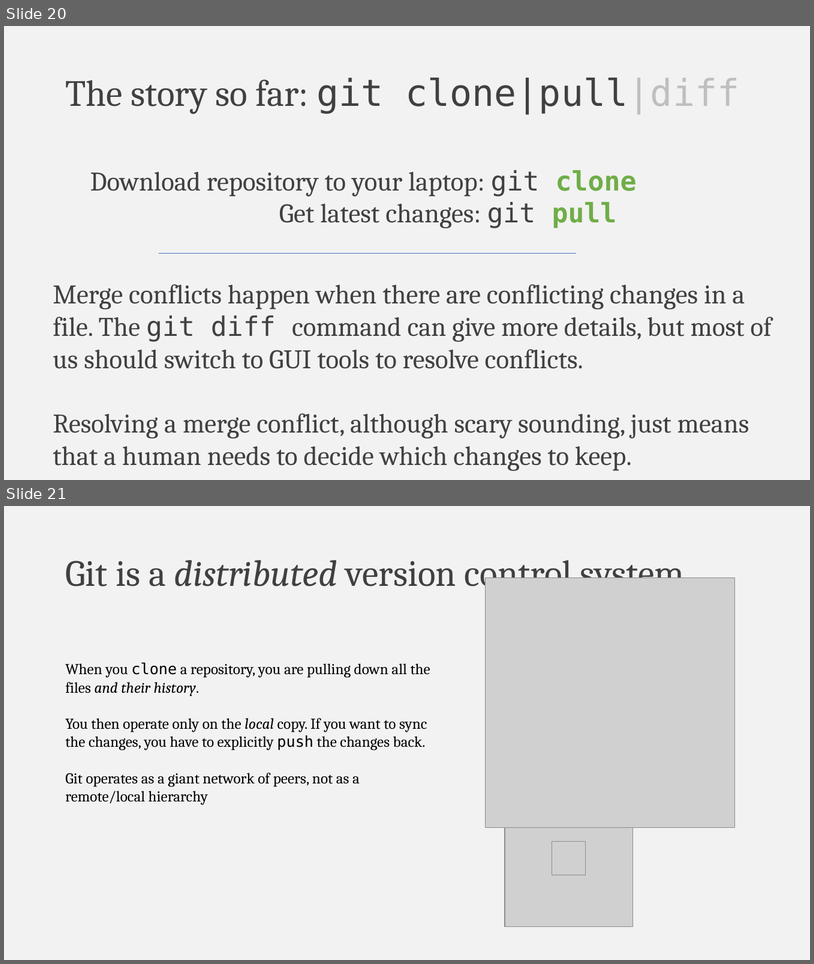
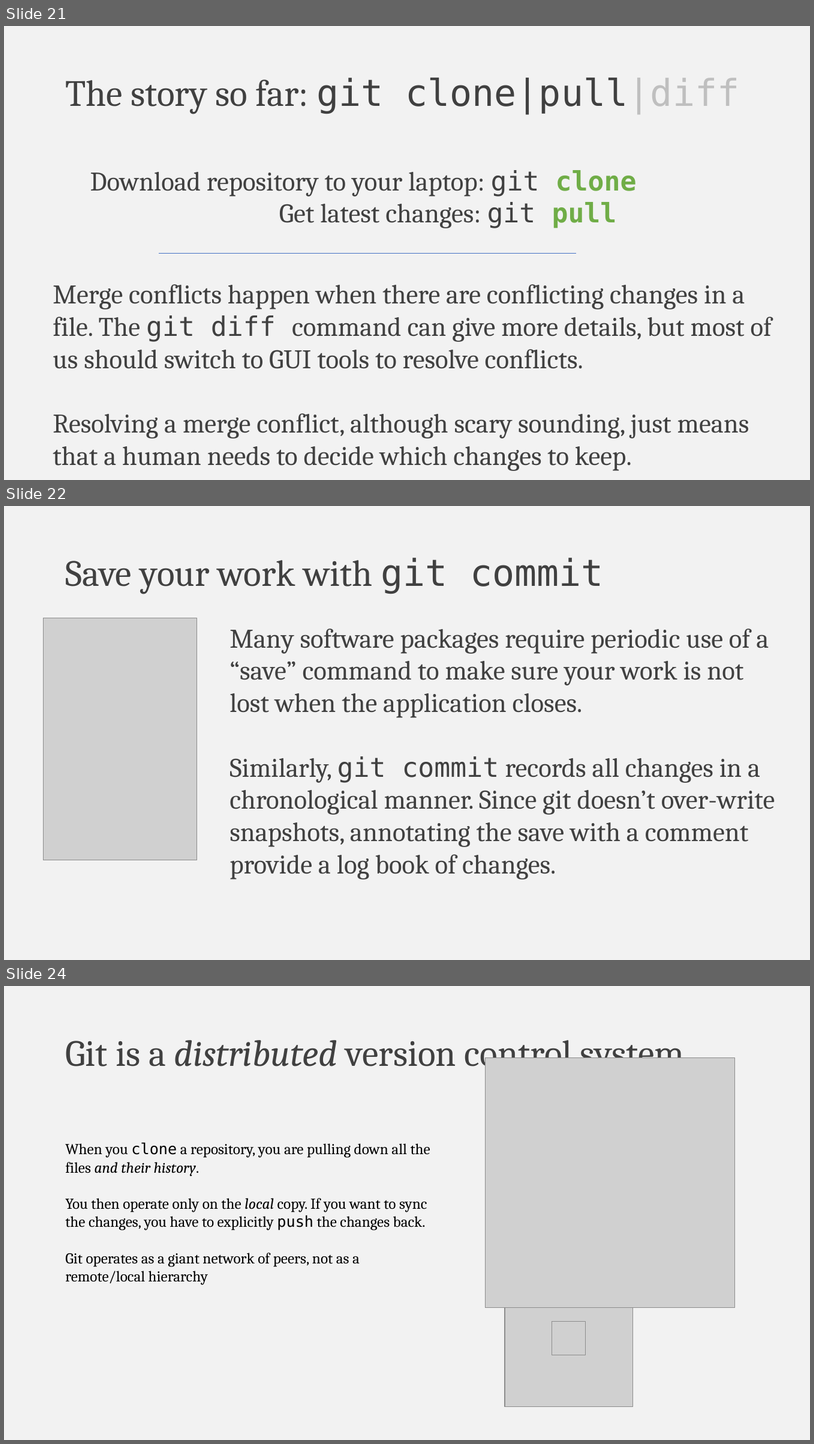
Before and after one commit to falconair/ProgrammingForAnalytics, a slide deck: lectures/050_git_version_control/Why do you need version control.pptx. Shown one above the other, each under a label of ours: slides 20 and 21 before the commit, slides 21, 22 and 24 after it; the slides between them are not shown. The pictures are 814x964 and 814x1444 pixels, drawn with LibreOffice and Linux fonts; fonts in the diff are those of the drawing; grey boxes stand for pictures. Boxes give left, top, right and bottom in pixels: in the first picture for what was removed or moved away, otherwise in the second. Text is boxed around its words. In the diff, an @@ line names an element or a change of style, - is before the commit and + after.

```diff
--- a/lectures/050_git_version_control/Why do you need version control.pptx
+++ b/lectures/050_git_version_control/Why do you need version control.pptx
@@ slide 22 added at <box>4,506,810,960</box>, background #F2F2F2 @@
@@ title added at <box>65,558,603,594</box>, 44 pt, text #404040 @@
+Save your work with git commit
@@ picture added at <box>44,618,197,860</box> @@
@@ text added at <box>230,628,776,879</box>, 32 pt, text #404040 @@
+Many software packages require periodic use of a “save” command to make sure your work is not lost when the application closes.
+Similarly, git commit records all changes in a chronological manner. Since git doesn’t over-write snapshots, annotating the save with a comment provide a log book of changes.
@@ what was slide 20 is now slide 21 @@
@@ what was slide 21 is now slide 24 @@
```
Also in this commit, not shown: 10 slides changed, 4 other slides added, 1 other file.
